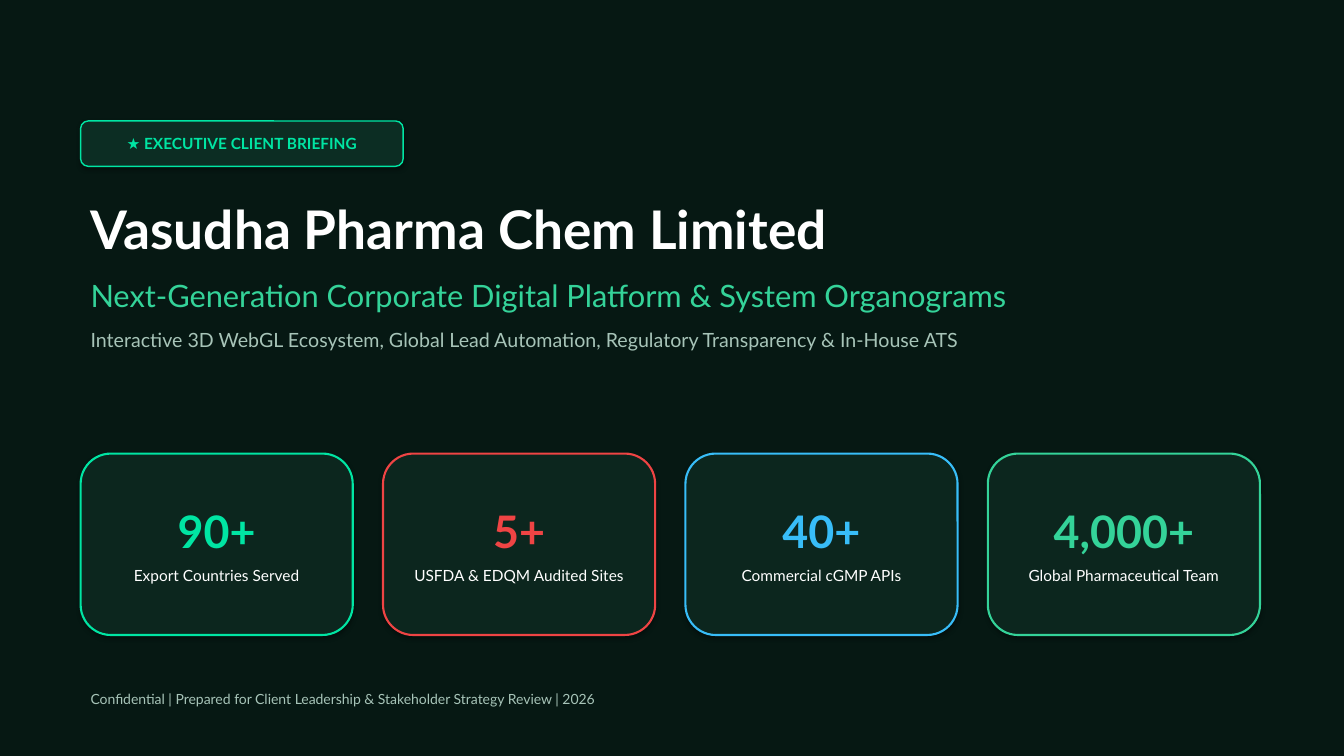
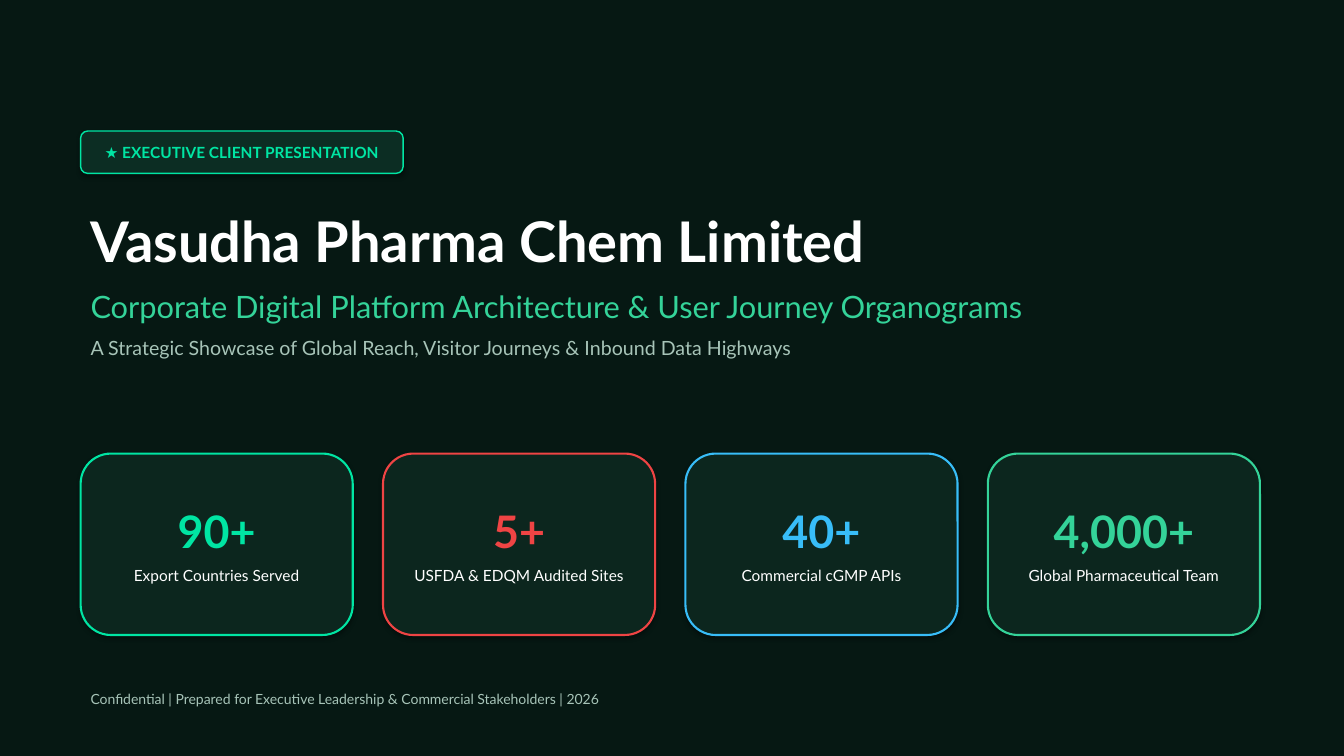
Before and after one commit to saikrishna-bethamcharla/vasudhapharma-green, a slide deck: slide 1 of Vasudha_Pharma_Executive_Presentation.pptx. Drawn at 1344x756 pixels with LibreOffice and Linux fonts; fonts in the diff are those of the drawing. Boxes give left, top, right and bottom in pixels: in the first picture for what was removed or moved away, otherwise in the second. Text is boxed around its words. In the diff, an @@ line names an element or a change of style, - is before the commit and + after.

Commit message:
docs(presentation): align deck with client feedback - focus on organograms, hero screenshot, and data highways

```diff
--- a/Vasudha_Pharma_Executive_Presentation.pptx
+++ b/Vasudha_Pharma_Executive_Presentation.pptx
@@ rounded rectangle "★ EXECUTIVE CLIENT PRESENTATION": place and size @@
-rounded rectangle "★ EXECUTIVE CLIENT PRESENTATION" at <box>81,121,403,166</box>
+rounded rectangle "★ EXECUTIVE CLIENT PRESENTATION" at <box>81,131,403,173</box>
@@ text in rounded rectangle at <box>122,146,379,158</box>: text changed @@
-★ EXECUTIVE CLIENT BRIEFING
+★ EXECUTIVE CLIENT PRESENTATION
@@ text "Vasudha Pharma Chem Limited": place and size @@
-text "Vasudha Pharma Chem Limited" at <box>91,209,1006,351</box>
+text "Vasudha Pharma Chem Limited" at <box>91,220,1023,359</box>
@@ text at <box>91,220,865,263</box>: size 38 to 40 pt in "Vasudha Pharma Chem Limited" @@
@@ text at <box>91,295,1023,359</box>: text changed @@
-Next-Generation Corporate Digital Platform & System Organograms
-Interactive 3D WebGL Ecosystem, Global Lead Automation, Regulatory Transparency & In-House ATS
+Corporate Digital Platform Architecture & User Journey Organograms
+A Strategic Showcase of Global Reach, Visitor Journeys & Inbound Data Highways
@@ text at <box>91,693,599,707</box>: text changed @@
-Confidential | Prepared for Client Leadership & Stakeholder Strategy Review | 2026
+Confidential | Prepared for Executive Leadership & Commercial Stakeholders | 2026
```
Also in this commit, not shown: 4 other slides changed, 7 slides added, 7 slides removed, 2 other files.
